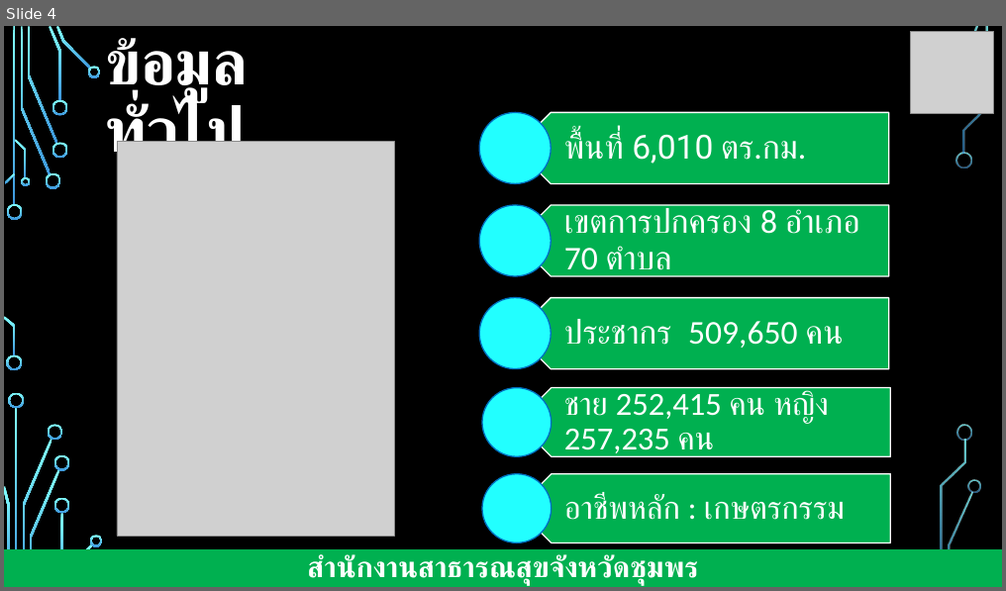
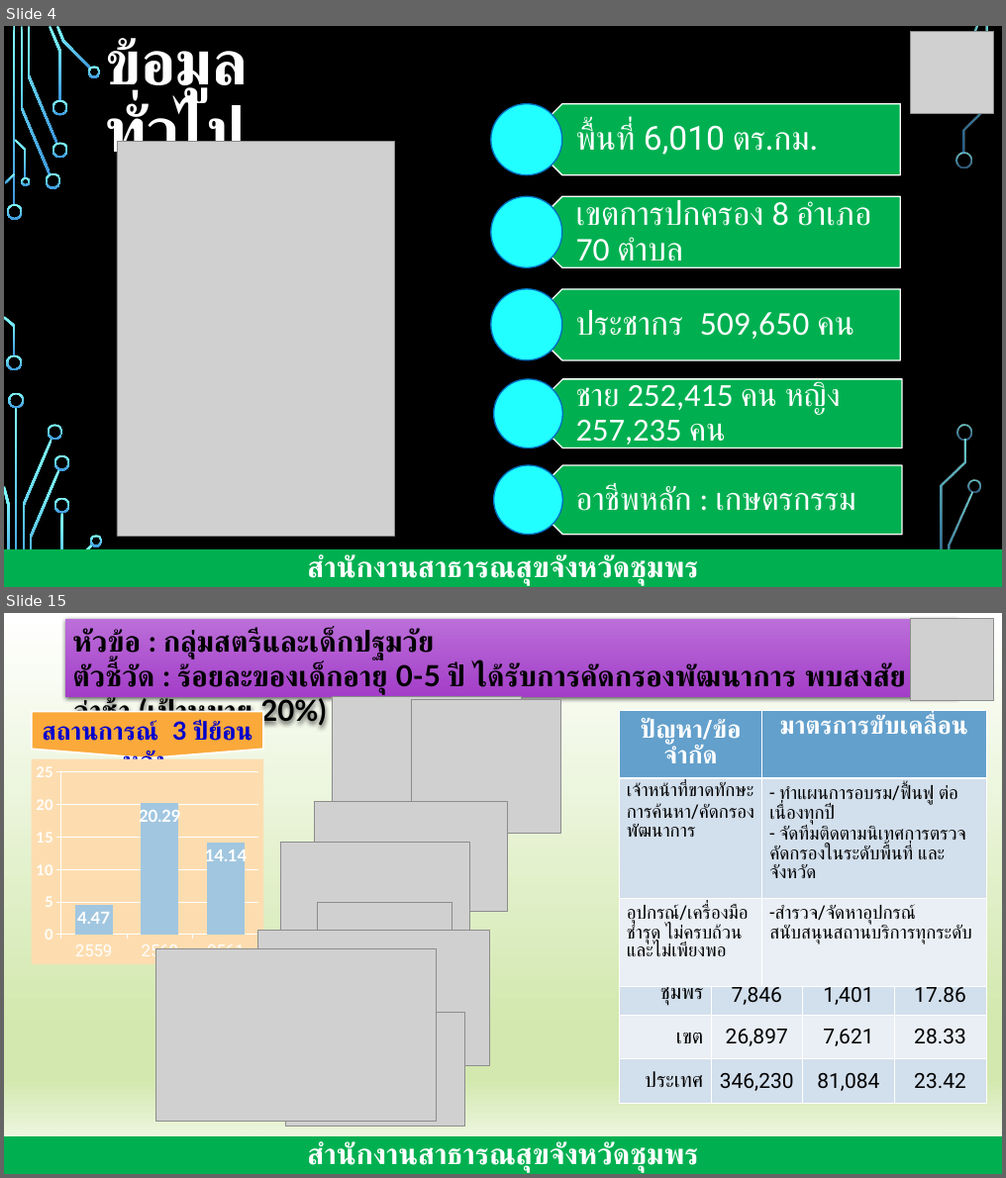
Before and after one commit to joblackpoc/Jobs_SSJ, a slide deck: นิเทศก์/นิเทศก์ชุมพร.pptx. Shown one above the other, each under a label of ours: slide 4 before the commit, slides 4 and 15 after it; the slides between them are not shown. The pictures are 1006x591 and 1006x1178 pixels, drawn with LibreOffice and Linux fonts; fonts in the diff are those of the drawing; grey boxes stand for pictures; background and template pictures are left out. Boxes give left, top, right and bottom in pixels: in the first picture for what was removed or moved away, otherwise in the second. Text is boxed around its words. In the diff, an @@ line names an element or a change of style, - is before the commit and + after.

```diff
--- a/นิเทศก์/นิเทศก์ชุมพร.pptx
+++ b/นิเทศก์/นิเทศก์ชุมพร.pptx
@@ slide 15 added at (4,613,1002,1174), background gradient #FFFFFF to #D2E8AE @@
@@ rectangle added at (65,619,956,697), fill gradient #BB6FDA to #A33EC8, 28 pt, text #000000, bold @@
+หัวข้อ : กลุ่มสตรีและเด็กปฐมวัย
+ตัวชี้วัด : ร้อยละของเด็กอายุ 0-5 ปี ได้รับการคัดกรองพัฒนาการ พบสงสัยล่าช้า (เป้าหมาย 20%)
@@ picture added at (911,618,994,701) @@
@@ picture added at (332,697,522,833) @@
@@ picture added at (411,699,561,833) @@
@@ flow chart offpage connector added at (32,712,263,759), fill #FAA93A, outline #FFFFFF 1.75 pt, 24 pt, text #0000CC, bold @@
+สถานการณ์ 3 ปีย้อนหลัง
@@ table added at (620,711,986,1010), 3 rows, 2 columns @@
+ปัญหา/ข้อจำกัด | มาตรการขับเคลื่อน
+เจ้าหน้าที่ขาดทักษะการค้นหา/คัดกรองพัฒนาการ | - ทำแผนการอบรม/ฟื้นฟู ต่อเนื่องทุกปี / - จัดทีมติดตามนิเทศการตรวจคัดกรองในระดับพื้นที่ และจังหวัด
+อุปกรณ์/เครื่องมือ ชำรุด ไม่ครบถ้วนและไม่เพียงพอ | -สำรวจ/จัดหาอุปกรณ์ สนับสนุนสถานบริการทุกระดับ
@@ column stacked chart added at (32,759,263,964) @@
+categories: 2559, 2560, 2561
+Series 1: 4.47, 20.29, 14.14
@@ picture added at (315,802,508,912) @@
@@ picture added at (280,842,470,966) @@
@@ picture added at (317,903,451,976) @@
@@ picture added at (257,931,490,1065) @@
@@ table added at (620,928,988,1103), 4 rows, 4 columns @@
+ | เป้าหมาย | ผลงาน | ร้อยละ
+ชุมพร | 7,846 | 1,401 | 17.86
+เขต | 26,897 | 7,621 | 28.33
+ประเทศ | 346,230 | 81,084 | 23.42
@@ picture added at (156,950,436,1121) @@
@@ picture added at (285,1013,465,1126) @@
@@ rectangle added at (4,1137,1002,1174), fill #00B050, 28 pt, text #FFFFFF, bold @@
+สำนักงานสาธารณสุขจังหวัดชุมพร
@@ slide 4 changed as well @@
@@ 5 texts, 5 pentagon arrows, 5 ellipses: place and size @@
-5 texts, 5 pentagon arrows, 5 ellipses at (479,113,890,544)
+5 texts, 5 pentagon arrows, 5 ellipses at (491,104,902,534)
```
Also in this commit, not shown: 2 other slides changed, 10 other slides added, 13 other files.
